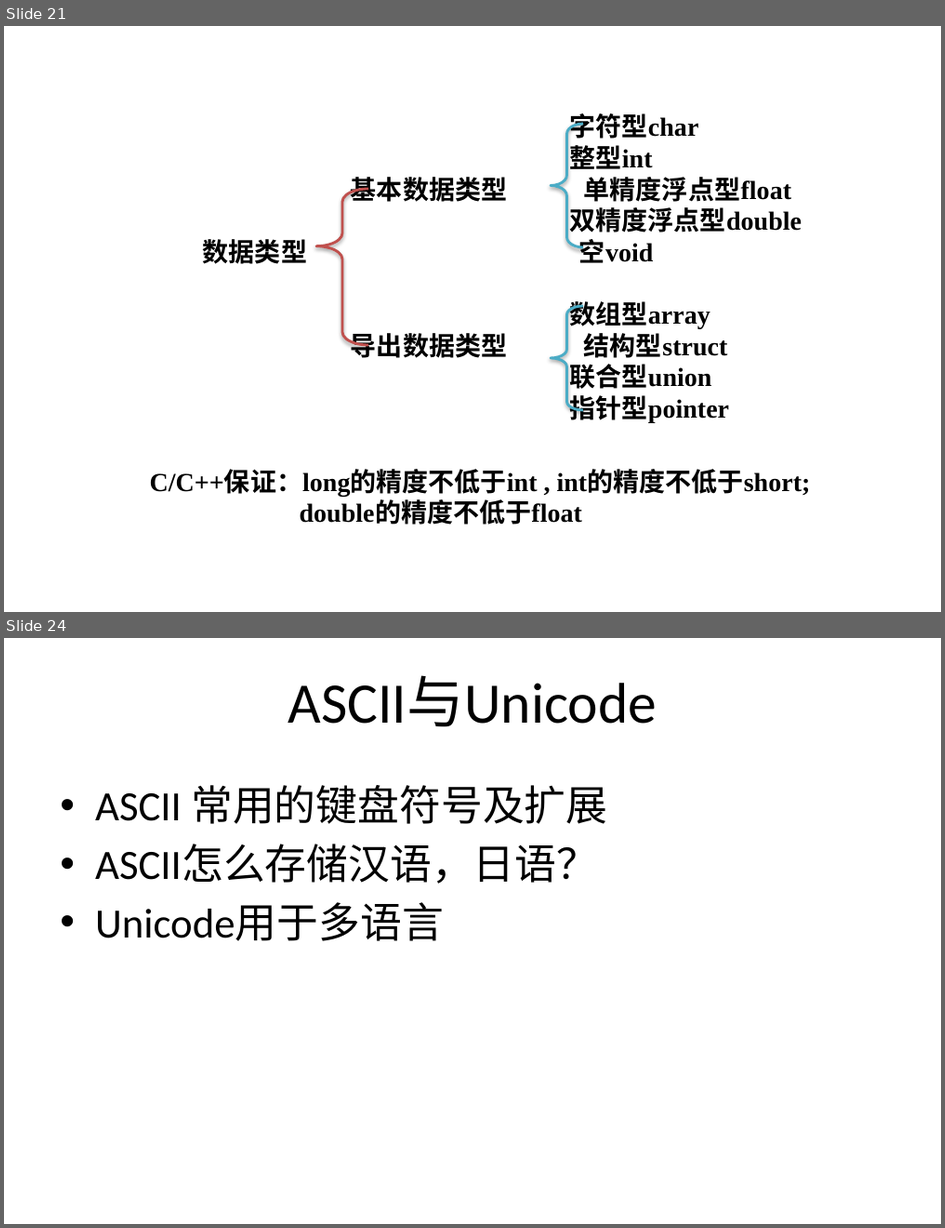
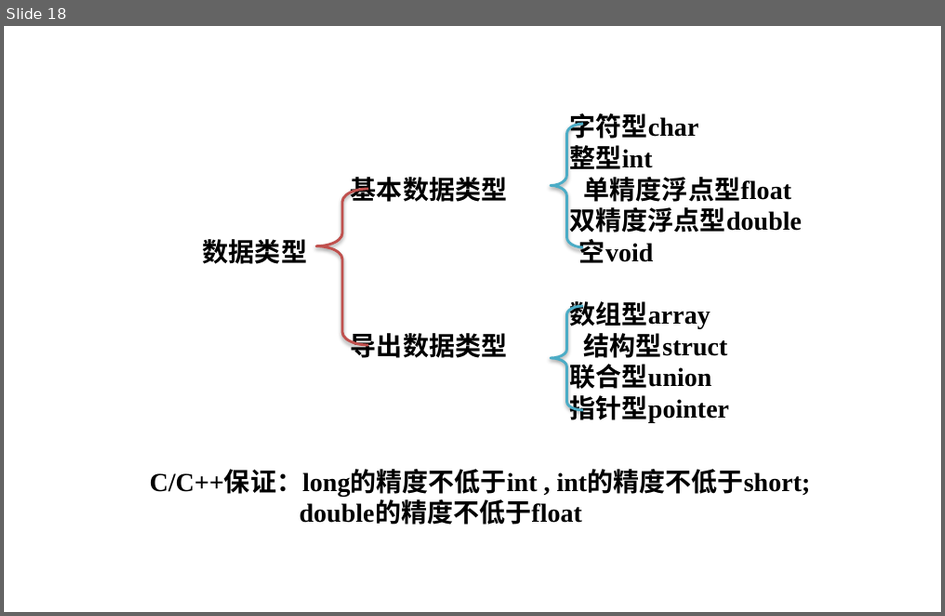
Before and after one commit to zuoshenghuang/curriculum, a slide deck: programming/2018/ch_1_byte.pptx. Shown one above the other, each under a label of ours: slides 21 and 24 before the commit, slide 18 after it; the slides between them are not shown. The pictures are 945x1228 and 945x616 pixels, drawn with LibreOffice and Linux fonts; fonts in the diff are those of the drawing; background and template pictures are left out. Boxes give left, top, right and bottom in pixels: in the first picture for what was removed or moved away, otherwise in the second. Text is boxed around its words. In the diff, an @@ line names an element or a change of style, - is before the commit and + after.

```diff
--- a/programming/2018/ch_1_byte.pptx
+++ b/programming/2018/ch_1_byte.pptx
@@ slide 24 removed at (x1=4, y1=638, x2=941, y2=1224), background picture (left out) @@
@@ title removed at (x1=289, y1=675, x2=658, y2=727) @@
-ASCII与Unicode
@@ text removed at (x1=95, y1=785, x2=608, y2=941) @@
-• ASCII 常用的键盘符号及扩展
-• ASCII怎么存储汉语，日语？
-• Unicode用于多语言
@@ what was slide 21 is now slide 18 @@
```
Also in this commit, not shown: 5 other slides removed, 2 other files.
